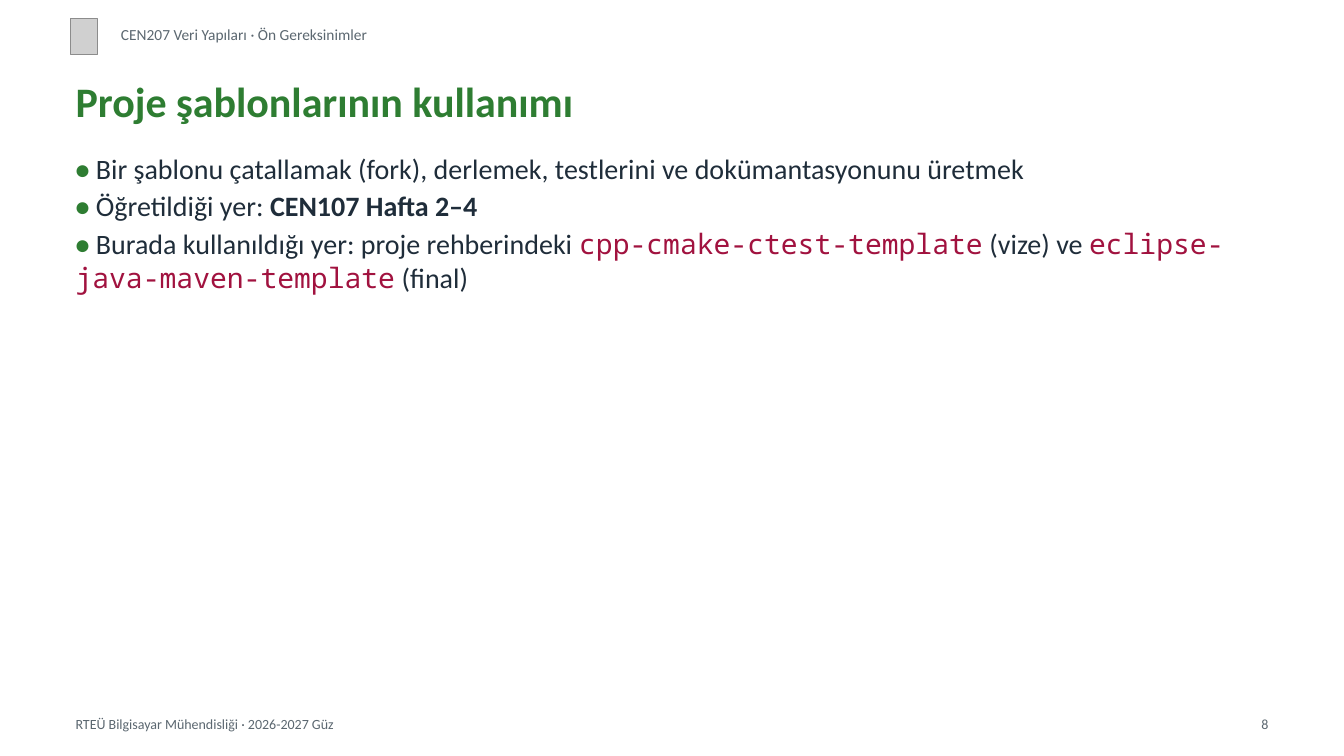
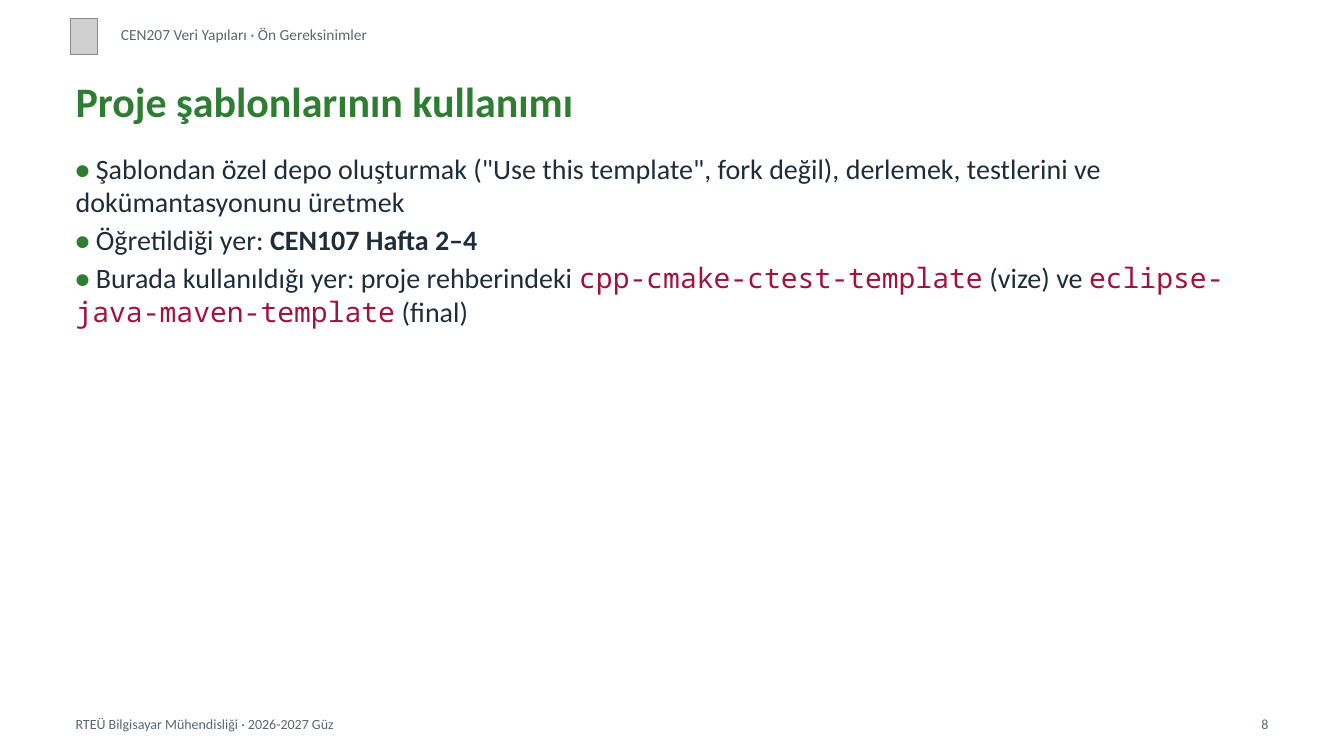
Before and after one commit to ucoruh/ce205-data-structures, a slide deck: slide 8 of docs/prerequisites/cen207-prerequisites-slides.tr.pptx. Drawn at 1344x756 pixels with LibreOffice and Linux fonts; fonts in the diff are those of the drawing; grey boxes stand for pictures. Boxes give left, top, right and bottom in pixels: in the first picture for what was removed or moved away, otherwise in the second. Text is boxed around its words. In the diff, an @@ line names an element or a change of style, - is before the commit and + after.

Commit message:
Teams of at most 5, 10-minute demo slots, repository from template (no fork), shared team list; outputs rebuilt

```diff
--- a/docs/prerequisites/cen207-prerequisites-slides.tr.pptx
+++ b/docs/prerequisites/cen207-prerequisites-slides.tr.pptx
@@ text at (76,158,1100,217): text changed @@
-• Bir şablonu çatallamak (fork), derlemek, testlerini ve dokümantasyonunu üretmek
+• Şablondan özel depo oluşturmak ("Use this template", fork değil), derlemek, testlerini ve dokümantasyonunu üretmek
```
Also in this commit, not shown: 1 other slide changed, 45 other files.
